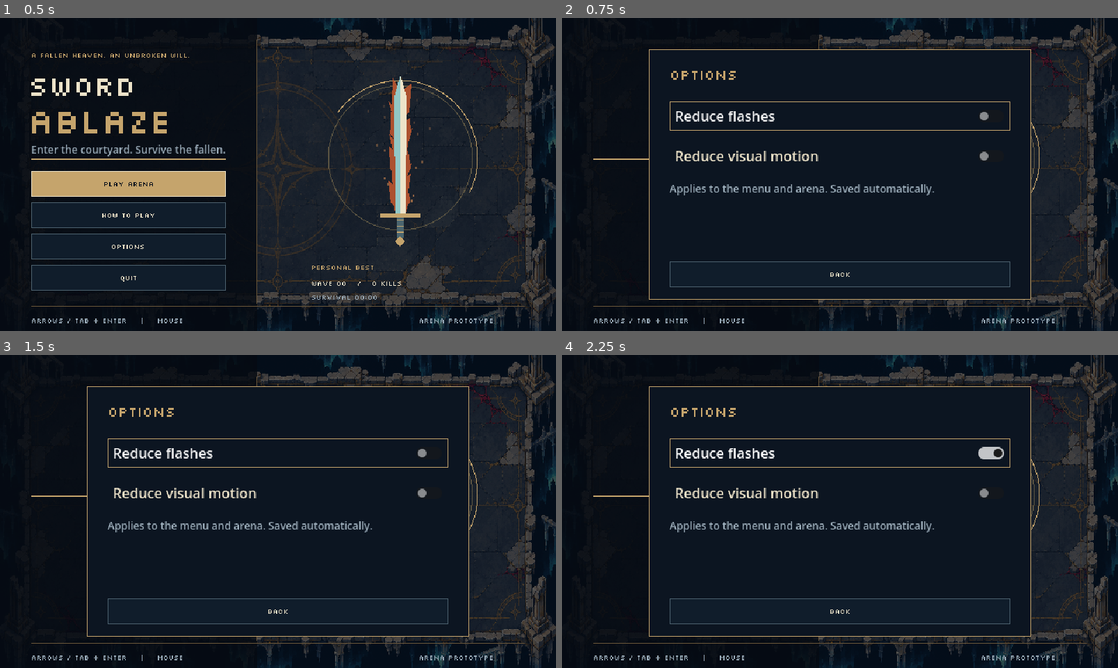
Above: before the commit, frames 1-4 (two rows, left to right).
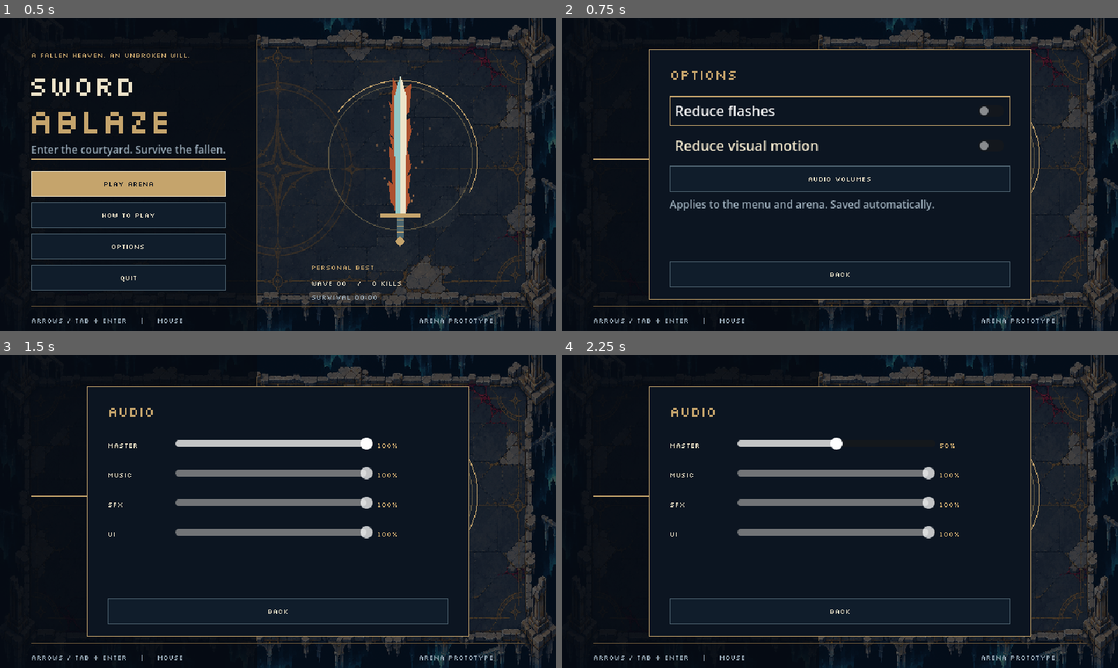
Above: after the commit, the same moments.

Repository: Guinuma/Sword_Ablaze
Game: Godot game, scene res://scenes/main/menu.tscn
The game is run twice, just before and just after one commit, with the same random seed, the same clock (stepped at 60 frames per second) and the same inputs.
Inputs (mouse positions are in pixels of both pictures, inside the frame that each line leads up to):
- Up to frame 1 (0.5 s): no input
- Up to frame 2 (0.75 s): click "OPTIONS" at 0.5 s
- Up to frame 3 (1.5 s): click (278, 514) at 1.25 s, where only the run after the commit has a clickable "AUDIO VOLUMES"
- Up to frame 4 (2.25 s): click (840, 452) at 2 s, where only the run before the commit has a clickable "Reduce flashes"

Frame 1 is identical in both runs. In frame 2, 3.6% of the frame differs, in the area x 19-81%, y 24-62%; in frame 3, 5.1%, in the area x 19-81%, y 16-59%; in frame 4, 4.9%.

Commit message:
Add independent persistent audio bus volume controls

Diff:
--- /dev/null
+++ b/default_bus_layout.tres
@@ -0,0 +1,27 @@
+[gd_resource type="AudioBusLayout" format=3]
+
+[resource]
+bus/0/name = &"Master"
+bus/0/solo = false
+bus/0/mute = false
+bus/0/bypass_fx = false
+bus/0/volume_db = 0.0
+bus/0/send = &""
+bus/1/name = &"Music"
+bus/1/solo = false
+bus/1/mute = false
+bus/1/bypass_fx = false
+bus/1/volume_db = 0.0
+bus/1/send = &"Master"
+bus/2/name = &"SFX"
+bus/2/solo = false
+bus/2/mute = false
+bus/2/bypass_fx = false
+bus/2/volume_db = 0.0
+bus/2/send = &"Master"
+bus/3/name = &"UI"
+bus/3/solo = false
+bus/3/mute = false
+bus/3/bypass_fx = false
+bus/3/volume_db = 0.0
+bus/3/send = &"Master"
--- a/scripts/settings/preferences.gd
+++ b/scripts/settings/preferences.gd
@@ -1,8 +1,10 @@
 extends RefCounted
-## Local visual preferences; never modifies combat stats or timing.
+## Local visual and audio preferences; never modifies combat stats or timing.
 var path: String
 var reduced_flashes: bool = false
 var reduced_motion: bool = false
+const AUDIO_BUSES = ["Master", "Music", "SFX", "UI"]
+var volumes: Dictionary = {"Master": 1.0, "Music": 1.0, "SFX": 1.0, "UI": 1.0}
 var last_error: Error = OK
 var unsupported_version: bool = false
 
@@ -18,6 +20,11 @@
 		data = _read(path + ".bak")
 	reduced_flashes = data.get("reduced_flashes", false)
 	reduced_motion = data.get("reduced_motion", false)
+	var audio: Dictionary = data.get("volumes", {}) if data.get("volumes", {}) is Dictionary else {}
+	for bus in AUDIO_BUSES:
+		var value = audio.get(bus, 1.0)
+		volumes[bus] = clampf(float(value), 0.0, 1.0) if (value is float or value is int) and is_finite(float(value)) else 1.0
+	apply_audio()
 
 
 func save() -> Error:
@@ -28,7 +35,7 @@
 	if file == null:
 		last_error = FileAccess.get_open_error()
 		return last_error
-	file.store_string(JSON.stringify({"version": 1, "reduced_flashes": reduced_flashes, "reduced_motion": reduced_motion}))
+	file.store_string(JSON.stringify({"version": 1, "reduced_flashes": reduced_flashes, "reduced_motion": reduced_motion, "volumes": volumes}))
 	file.flush()
 	last_error = file.get_error()
 	file.close()
@@ -59,3 +66,19 @@
 	if data.get("version") != 1 or not data.get("reduced_flashes") is bool or not data.get("reduced_motion") is bool:
 		return {}
 	return data
+
+
+func set_volume(bus: String, value: float) -> void:
+	if bus not in AUDIO_BUSES or not is_finite(value):
+		return
+	volumes[bus] = clampf(value, 0.0, 1.0)
+	apply_audio()
+
+
+func apply_audio() -> void:
+	for bus in AUDIO_BUSES:
+		var index := AudioServer.get_bus_index(bus)
+		if index >= 0:
+			var value: float = volumes[bus]
+			AudioServer.set_bus_mute(index, value <= 0.0)
+			AudioServer.set_bus_volume_db(index, linear_to_db(maxf(value, 0.0001)))
--- a/scripts/ui/main_menu.gd
+++ b/scripts/ui/main_menu.gd
@@ -104,6 +104,7 @@
 
 func _show_options() -> void:
 	_open_detail("OPTIONS")
+	detail_body.add_theme_constant_override("separation", 6)
 	for entry in [["Reduce flashes", preferences.reduced_flashes], ["Reduce visual motion", preferences.reduced_motion]]:
 		var toggle := CheckButton.new()
 		toggle.text = entry[0]
@@ -116,6 +117,7 @@
 			toggle.toggled.connect(func(value): preferences.reduced_flashes = value; _save_preferences())
 		else:
 			toggle.toggled.connect(func(value): preferences.reduced_motion = value; _save_preferences(); queue_redraw())
+	_button(detail_body, "AUDIO VOLUMES", _show_audio)
 	_label(detail_body, "Applies to the menu and arena. Saved automatically.", Vector2.ZERO, 12, MUTED, false)
 	save_error = _label(detail_body, "", Vector2.ZERO, 12, Color("ed8c82"), false)
 	detail_body.get_child(1).grab_focus()
@@ -197,3 +199,34 @@
 	for y in [233, 240, 247]:
 		draw_line(Vector2(457, y), Vector2(465, y), GOLD)
 	draw_colored_polygon(PackedVector2Array([Vector2(461, 251), Vector2(467, 257), Vector2(461, 263), Vector2(455, 257)]), GOLD)
+
+
+func _show_audio() -> void:
+	_open_detail("AUDIO")
+	detail_body.add_theme_constant_override("separation", 6)
+	var first_slider: HSlider
+	for bus in Preferences.AUDIO_BUSES:
+		var row := HBoxContainer.new()
+		row.custom_minimum_size.y = 28
+		detail_body.add_child(row)
+		var caption := _label(row, bus.to_upper(), Vector2.ZERO, 8, IVORY)
+		caption.custom_minimum_size.x = 74
+		var slider := HSlider.new()
+		slider.custom_minimum_size = Vector2(228, 24)
+		slider.min_value = 0.0
+		slider.max_value = 100.0
+		slider.step = 5.0
+		slider.value = preferences.volumes[bus] * 100.0
+		slider.tooltip_text = "%s volume. Left / right to adjust; zero mutes." % bus
+		slider.add_theme_stylebox_override("focus", _style(Color.TRANSPARENT, GOLD))
+		row.add_child(slider)
+		var amount := _label(row, "%d%%" % slider.value, Vector2.ZERO, 8, GOLD)
+		amount.custom_minimum_size.x = 54
+		slider.value_changed.connect(func(value):
+			preferences.set_volume(bus, value / 100.0)
+			amount.text = "%d%%" % value
+			_save_preferences())
+		if first_slider == null:
+			first_slider = slider
+	save_error = _label(detail_body, "", Vector2.ZERO, 12, Color("ed8c82"), false)
+	first_slider.grab_focus()
--- a/tests/menu_smoke.gd
+++ b/tests/menu_smoke.gd
@@ -31,6 +31,27 @@
 	var frozen: float = menu.clock
 	menu._process(1.0)
 	check(menu.clock == frozen, "Reduced motion must stop menu animation")
+	menu._show_audio()
+	for bus in menu.Preferences.AUDIO_BUSES:
+		var index := AudioServer.get_bus_index(bus)
+		check(index >= 0, "Audio bus must exist: " + bus)
+		if bus != "Master":
+			check(AudioServer.get_bus_send(index) == &"Master", "Category must route to Master")
+	var master_slider = menu.detail_body.get_child(1).get_child(1)
+	master_slider.value = 0.0
+	check(AudioServer.is_bus_mute(AudioServer.get_bus_index("Master")), "Zero Master must mute output")
+	var music_slider = menu.detail_body.get_child(2).get_child(1)
+	music_slider.value = 35.0
+	saved.load_preferences()
+	check(saved.volumes["Music"] == 0.35 and saved.volumes["Master"] == 0.0, "Independent audio values must survive reload")
+	check(absf(AudioServer.get_bus_volume_db(AudioServer.get_bus_index("Music")) - linear_to_db(0.35)) < 0.01, "Music gain must apply to its bus")
+	master_slider.value = 100.0
+	check(not AudioServer.is_bus_mute(AudioServer.get_bus_index("Master")), "Raising Master must unmute output")
+	check(menu.preferences.volumes["Music"] == 0.35, "Master adjustment must preserve category volume")
+	menu.preferences.set_volume("Music", 2.0)
+	check(menu.preferences.volumes["Music"] == 1.0, "Audio values must clamp to supported range")
+	for bus in menu.Preferences.AUDIO_BUSES:
+		menu.preferences.set_volume(bus, 1.0)
 	for suffix in ["", ".bak", ".tmp"]:
 		DirAccess.remove_absolute(menu.preferences.path + suffix)
 	menu._back()
--- /dev/null
+++ b/tools/capture_audio.gd
@@ -0,0 +1,17 @@
+extends SceneTree
+
+func _initialize() -> void:
+	call_deferred("_capture")
+
+func _capture() -> void:
+	var menu = load("res://scenes/main/menu.tscn").instantiate()
+	root.add_child(menu)
+	menu._show_audio()
+	await process_frame
+	await process_frame
+	await RenderingServer.frame_post_draw
+	var args := OS.get_cmdline_user_args()
+	var path: String = args[0] if not args.is_empty() else "user://audio-options.png"
+	var result := root.get_texture().get_image().save_png(path)
+	menu.free()
+	quit(0 if result == OK else 1)
Not shown, added: tools/capture_audio.gd.uid
Not shown, added: docs/audio.md
